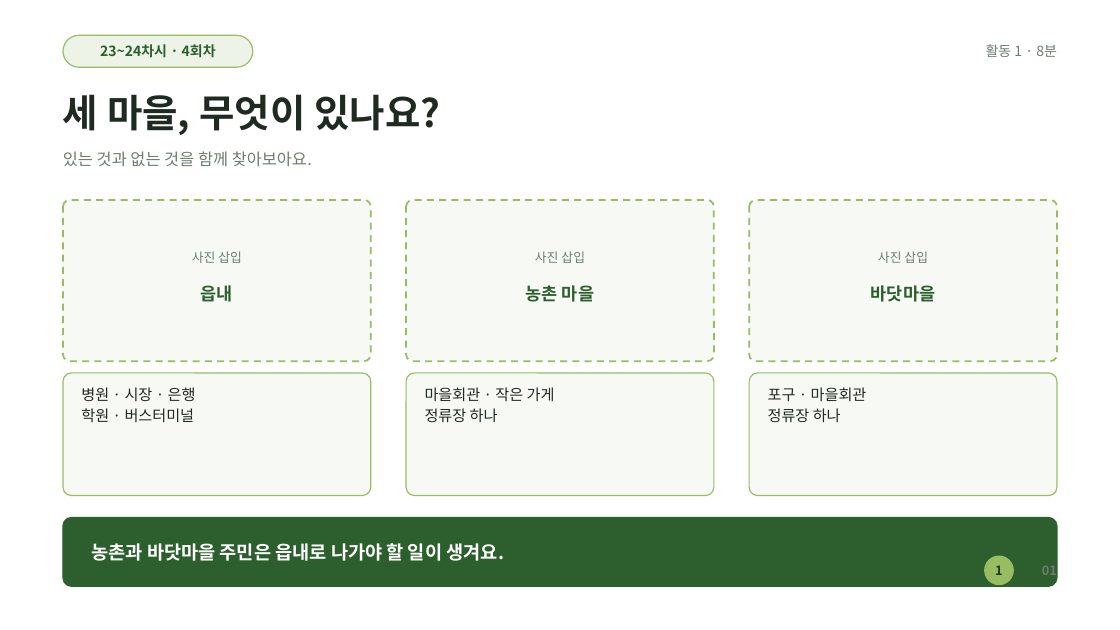
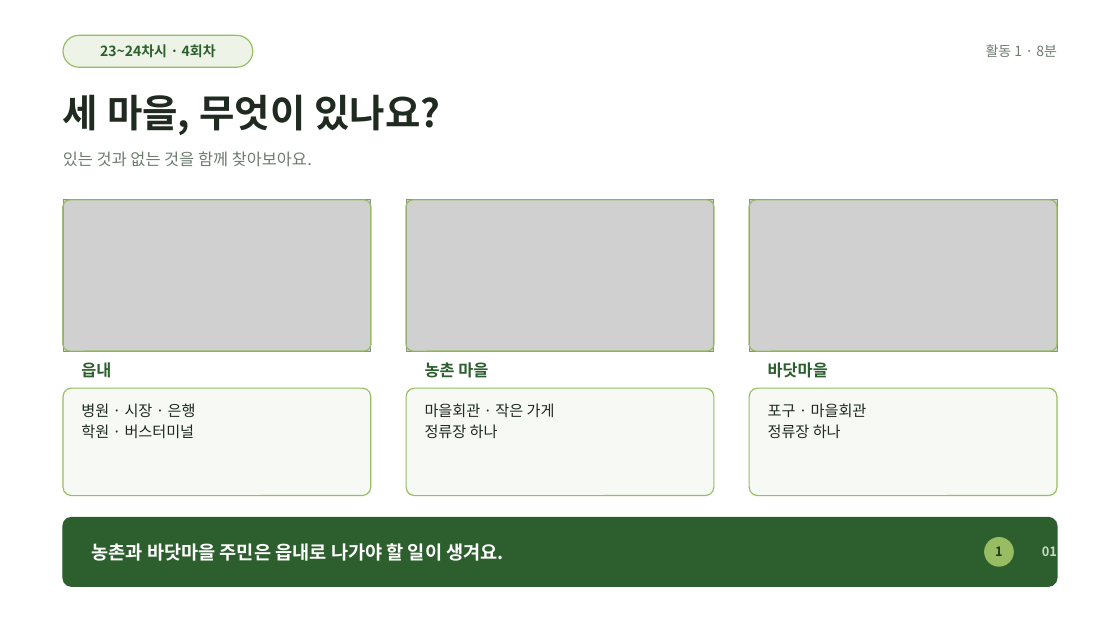
Before and after one commit to AHyeon97/work-for-AH, a slide deck: slide 9 of 우리고장 탐험대/21~24차시(홍성청양보령서천)/늘봄앵커_우리충남탐험놀이_23~24차시(홍성청양보령서천_생활과공동체)_수업PPT.pptx. Drawn at 1120x630 pixels with LibreOffice and Linux fonts; fonts in the diff are those of the drawing; grey boxes stand for pictures. Boxes give left, top, right and bottom in pixels: in the first picture for what was removed or moved away, otherwise in the second. Text is boxed around its words. In the diff, an @@ line names an element or a change of style, - is before the commit and + after.

```diff
--- a/우리고장 탐험대/21~24차시(홍성청양보령서천)/늘봄앵커_우리충남탐험놀이_23~24차시(홍성청양보령서천_생활과공동체)_수업PPT.pptx
+++ b/우리고장 탐험대/21~24차시(홍성청양보령서천)/늘봄앵커_우리충남탐험놀이_23~24차시(홍성청양보령서천_생활과공동체)_수업PPT.pptx
@@ rounded rectangle: place and size @@
-rounded rectangle at bbox=[63, 200, 371, 361]
+rounded rectangle at bbox=[63, 200, 371, 351]
@@ picture added at bbox=[63, 200, 371, 351] @@
@@ rounded rectangle added at bbox=[63, 200, 371, 351], outline #97BC62 1 pt @@
@@ rounded rectangle: place and size @@
-rounded rectangle at bbox=[406, 200, 713, 361]
+rounded rectangle at bbox=[406, 200, 713, 351]
@@ picture added at bbox=[406, 200, 713, 351] @@
@@ rounded rectangle added at bbox=[406, 200, 713, 351], outline #97BC62 1 pt @@
@@ outline #97BC62 1.5 pt dashed to #97BC62 1 pt; proportions changed in 3 elements at bbox=[63, 200, 371, 351], bbox=[406, 200, 713, 351], bbox=[749, 200, 1057, 351] @@
@@ rounded rectangle: place and size @@
-rounded rectangle at bbox=[749, 200, 1057, 361]
+rounded rectangle at bbox=[749, 200, 1057, 351]
@@ picture added at bbox=[749, 200, 1057, 351] @@
@@ rounded rectangle added at bbox=[749, 200, 1057, 351], outline #97BC62 1 pt @@
@@ text removed at bbox=[192, 251, 242, 263] @@
-사진 삽입
@@ text removed at bbox=[535, 251, 585, 263] @@
-사진 삽입
@@ text removed at bbox=[878, 251, 928, 263] @@
-사진 삽입
@@ text "읍내": place and size @@
-text "읍내" at bbox=[201, 285, 233, 302]
+text "읍내" at bbox=[81, 362, 111, 378]
@@ text "농촌 마을": place and size @@
-text "농촌 마을" at bbox=[526, 285, 594, 302]
+text "농촌 마을" at bbox=[425, 362, 488, 378]
@@ size 15 to 14 pt; alignment centre to left in 3 elements at bbox=[81, 362, 111, 378], bbox=[425, 362, 488, 378], bbox=[768, 362, 828, 378] @@
@@ text "바닷마을": place and size @@
-text "바닷마을" at bbox=[871, 285, 935, 302]
+text "바닷마을" at bbox=[768, 362, 828, 378]
@@ rounded rectangle: place and size @@
-rounded rectangle at bbox=[63, 373, 371, 496]
+rounded rectangle at bbox=[63, 388, 371, 496]
@@ rounded rectangle: place and size @@
-rounded rectangle at bbox=[406, 373, 713, 496]
+rounded rectangle at bbox=[406, 388, 713, 496]
@@ proportions changed in 3 elements at bbox=[63, 388, 371, 496], bbox=[406, 388, 713, 496], bbox=[749, 388, 1057, 496] @@
@@ rounded rectangle: place and size @@
-rounded rectangle at bbox=[749, 373, 1057, 496]
+rounded rectangle at bbox=[749, 388, 1057, 496]
@@ text "병원 · 시장 · 은행": place and size @@
-text "병원 · 시장 · 은행" at bbox=[81, 387, 196, 423]
+text "병원 · 시장 · 은행" at bbox=[81, 403, 196, 439]
@@ text "마을회관 · 작은 가게": place and size @@
-text "마을회관 · 작은 가게" at bbox=[425, 387, 555, 422]
+text "마을회관 · 작은 가게" at bbox=[425, 403, 555, 438]
@@ text "포구 · 마을회관": place and size @@
-text "포구 · 마을회관" at bbox=[768, 387, 867, 422]
+text "포구 · 마을회관" at bbox=[768, 403, 867, 438]
@@ 2 texts, 1 ellipse: place and size @@
-2 texts, 1 ellipse at bbox=[985, 556, 1057, 585]
+2 texts, 1 ellipse at bbox=[985, 538, 1057, 566]
@@ text "01" at bbox=[1042, 546, 1057, 556]: text colour #6E7C70 to #C9D8C2 @@
```
Also in this commit, not shown: 1 other slide changed, 36 other files.
